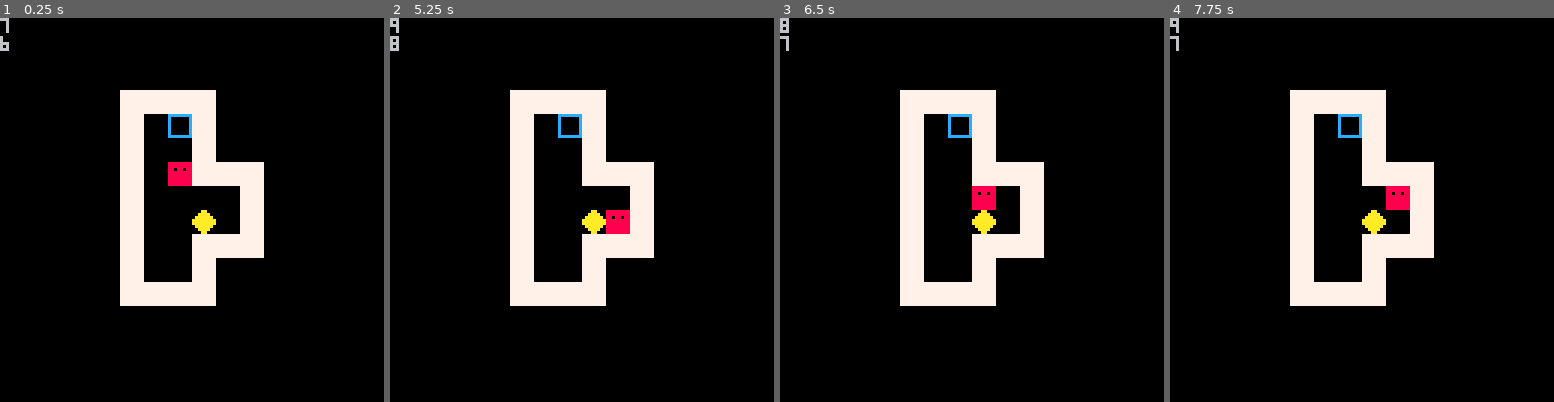
Above: before the commit, frames 1-4 (left to right).
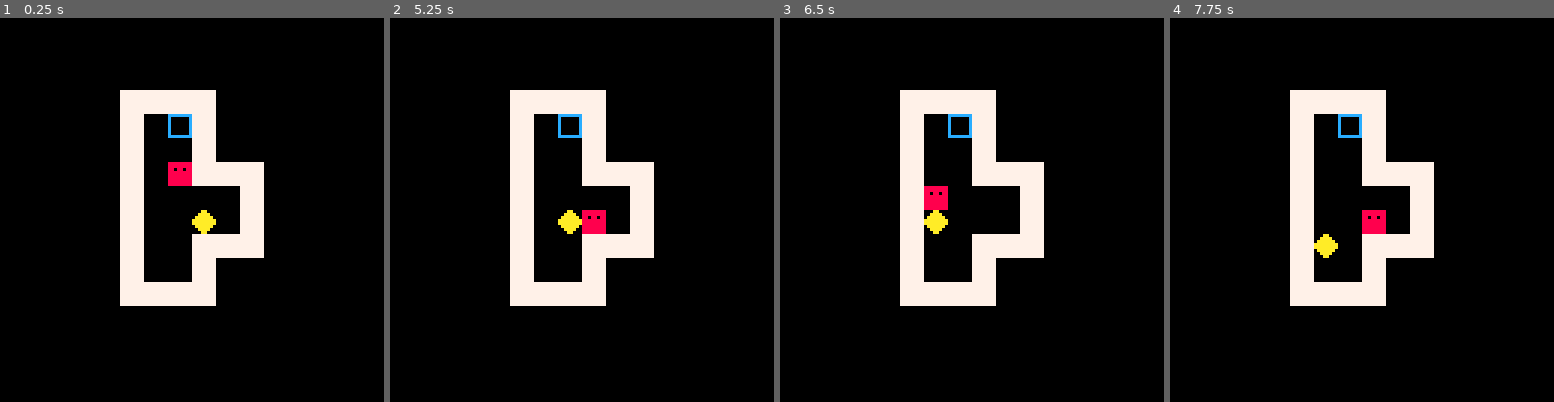
Above: after the commit, the same moments.

Repository: antonio-evaldo/sokoban
Game: PICO-8 cartridge sokoban.p8
Same seed, same stepped clock (60 frames per second), same inputs: the game is played once before the commit and once after it.
Inputs:
- Up to frame 1 (0.25 s): no input
- Up to frame 2 (5.25 s): hold Left 1.97-2.37 s; hold Down 2.42-2.82 s; hold Right 2.87-3.53 s; hold Up 3.58-4.08 s; hold Right 4.13-4.53 s; hold Down 4.58-5.08 s; hold Left from 5.13 s (still down)
- Up to frame 3 (6.5 s): release Left at 5.8 s; hold Up 5.85-6.18 s; hold Left from 6.23 s (still down)
- Up to frame 4 (7.75 s): release Left at 6.63 s; hold Down 6.68-7.08 s; hold Right from 7.13 s (still down)

The runs differ from the first frame. In frame 1, 0.1% of the frame differs, in the area x 0-3%, y 0-9%; in frame 2, 1.2%; in frame 3, 1.4%, in the area x 0-57%, y 0-57%; in frame 4, 1.1%.

Commit message:
chore: atualiza cartucho

Diff:
--- a/sokoban.p8
+++ b/sokoban.p8
@@ -2,21 +2,33 @@
 version 43
 __lua__
 function _init()
-  collision_sprites = { 0, 2 }
+  win = false
+
+  sprites = {
+    wall = 1,
+    box = 2,
+    goal = 3
+  }
 
   make_player()
+  make_boxes()
 end
 
 function _update()
-  move_player()
+  if not win then
+    move_player_and_boxes()
+    check_win()
+  end
 end
 
 function _draw()
   cls()
   map()
+
   draw_player()
-  print(flr(player.x / 8))
-  print(flr(player.y / 8))
+  draw_boxes()
+
+  if (win) print('you won!', 50, 10)
 end
 -->8
 function make_player()
@@ -27,39 +39,64 @@
   }
 end
 
-function move_player()
+function make_boxes()
+  box = {
+    x = 8 * 8,
+    y = 8 * 8,
+    sprite = sprites.box
+  }
+end
+
+function move_player_and_boxes()
   local move = { x = 0, y = 0 }
 
   if (btnp(0)) move.x = -8
   if (btnp(1)) move.x = 8
   if (btnp(2)) move.y = -8
   if (btnp(3)) move.y = 8
-  if check_collision(player.x + move.x, player.y + move.y) then
+  local newplayerx = player.x + move.x
+  local newplayery = player.y + move.y
+
+  if collinding_wall(newplayerx, newplayery) then return end
+
+  if not collinding_box(newplayerx, newplayery) then
     player.x += move.x
     player.y += move.y
   end
+
+  if collinding_box(newplayerx, newplayery) and not collinding_wall(box.x + move.x, box.y + move.y) then
+    player.x += move.x
+    player.y += move.y
+
+    box.x += move.x
+    box.y += move.y
+  end
 end
 
-function check_collision(x, y)
-  -- for sprite in all(collision_sprites) do
-  --   local is_colliding = mget(x / 8, y / 8) == sprite
-
-  --   if is_colliding then
-  --     return true
-  --   end
-  -- end
-
-  -- return false
-
-  return mget(x / 8, y / 8) != 1 and mget(x / 8, y / 8) != 2
+function collinding_wall(x, y)
+  return mget_coord(x, y) == sprites.wall
 end
 
-function get_player_tile_map()
-  return mget(flr(player.x / 8), flr(player.y / 8))
+function mget_coord(x, y)
+  return mget(x / 8, y / 8)
+end
+
+function collinding_box(x, y)
+  return x == box.x and y == box.y
+end
+
+function check_win()
+  if mget_coord(box.x, box.y) == sprites.goal then
+    win = true
+  end
 end
 
 function draw_player()
   spr(player.sprite, player.x, player.y)
+end
+
+function draw_boxes()
+  spr(box.sprite, box.x, box.y)
 end
 __gfx__
 0000000077777777000aa000cccccccc00aaaa000000000000000000000000000000000000000000000000000000000000000000000000000000000000000000
@@ -95,15 +132,15 @@
 01111110000000000000000000000000000000000000000000000000000000000000000000000000000000000000000000000000000000000000000000000000
 00111100000000000000000000000000000000000000000000000000000000000000000000000000000000000000000000000000000000000000000000000000
 __map__
-0000000000000000000000000000000000000000000000000000000000000000000000000000000000000000000000000000000000000000000000000000000000000000000000000000000000000000000000000000000000000000000000000000000000000000000000000000000000000000000000000000000000000000
-0000000000000000000000000000000000000000000000000000000000000000000000000000000000000000000000000000000000000000000000000000000000000000000000000000000000000000000000000000000000000000000000000000000000000000000000000000000000000000000000000000000000000000
-0000000000000000000000000000000000000000000000000000000000000000000000000000000000000000000000000000000000000000000000000000000000000000000000000000000000000000000000000000000000000000000000000000000000000000000000000000000000000000000000000000000000000000
-0000000000010101010000000000000000000000000000000000000000000000000000000000000000000000000000000000000000000000000000000000000000000000000000000000000000000000000000000000000000000000000000000000000000000000000000000000000000000000000000000000000000000000
-0000000000010003010000000000000000000000000000000000000000000000000000000000000000000000000000000000000000000000000000000000000000000000000000000000000000000000000000000000000000000000000000000000000000000000000000000000000000000000000000000000000000000000
-0000000000010000010000000000000000000000000000000000000000000000000000000000000000000000000000000000000000000000000000000000000000000000000000000000000000000000000000000000000000000000000000000000000000000000000000000000000000000000000000000000000000000000
-0000000000010000010101000000000000000000000000000000000000000000000000000000000000000000000000000000000000000000000000000000000000000000000000000000000000000000000000000000000000000000000000000000000000000000000000000000000000000000000000000000000000000000
-0000000000010000000001000000000000000000000000000000000000000000000000000000000000000000000000000000000000000000000000000000000000000000000000000000000000000000000000000000000000000000000000000000000000000000000000000000000000000000000000000000000000000000
-0000000000010000020001000000000000000000000000000000000000000000000000000000000000000000000000000000000000000000000000000000000000000000000000000000000000000000000000000000000000000000000000000000000000000000000000000000000000000000000000000000000000000000
-0000000000010000010101000000000000000000000000000000000000000000000000000000000000000000000000000000000000000000000000000000000000000000000000000000000000000000000000000000000000000000000000000000000000000000000000000000000000000000000000000000000000000000
-0000000000010000010000000000000000000000000000000000000000000000000000000000000000000000000000000000000000000000000000000000000000000000000000000000000000000000000000000000000000000000000000000000000000000000000000000000000000000000000000000000000000000000
-0000000000010101010000000000000000000000000000000000000000000000000000000000000000000000000000000000000000000000000000000000000000000000000000000000000000000000000000000000000000000000000000000000000000000000000000000000000000000000000000000000000000000000
+0000000000000000000000000000000001030000000000000000000000000000000000000000000000000000000000000000000000000000000000000000000000000000000000000000000000000000000000000000000000000000000000000000000000000000000000000000000000000000000000000000000000000000
+0000000000000000000000000000000002000000000000000000000000000000000000000000000000000000000000000000000000000000000000000000000000000000000000000000000000000000000000000000000000000000000000000000000000000000000000000000000000000000000000000000000000000000
+0000000000000000000000000000000010000101010100000001010101000000000000000000000000000000000000000000000000000000000000000000000000000000000000000000000000000000000000000000000000000000000000000000000000000000000000000000000000000000000000000000000000000000
+0000000000010101010000000000000000000100000100000001030001000000000000000000000000000000000000000000000000000000000000000000000000000000000000000000000000000000000000000000000000000000000000000000000000000000000000000000000000000000000000000000000000000000
+0000000000010003010000000000000000000100020100000001000001000000000000000000000000000000000000000000000000000000000000000000000000000000000000000000000000000000000000000000000000000000000000000000000000000000000000000000000000000000000000000000000000000000
+0000000000010000010000000000000000000100000101010101000001000000000000000000000000000000000000000000000000000000000000000000000000000000000000000000000000000000000000000000000000000000000000000000000000000000000000000000000000000000000000000000000000000000
+0000000000010000010101000000000000000100000000010100000001000000000000000000000000000000000000000000000000000000000000000000000000000000000000000000000000000000000000000000000000000000000000000000000000000000000000000000000000000000000000000000000000000000
+0000000000010000000001000000000000000101000000000000000001000000000000000000000000000000000000000000000000000000000000000000000000000000000000000000000000000000000000000000000000000000000000000000000000000000000000000000000000000000000000000000000000000000
+0000000000010000000001000000000000000101000001010101000001000000000000000000000000000000000000000000000000000000000000000000000000000000000000000000000000000000000000000000000000000000000000000000000000000000000000000000000000000000000000000000000000000000
+0000000000010000010101000000000000000100000001000001010101000000000000000000000000000000000000000000000000000000000000000000000000000000000000000000000000000000000000000000000000000000000000000000000000000000000000000000000000000000000000000000000000000000
+0000000000010000010000000000000000000100000001000000000000000000000000000000000000000000000000000000000000000000000000000000000000000000000000000000000000000000000000000000000000000000000000000000000000000000000000000000000000000000000000000000000000000000
+0000000000010101010000000000000000000101010101000000000000000000000000000000000000000000000000000000000000000000000000000000000000000000000000000000000000000000000000000000000000000000000000000000000000000000000000000000000000000000000000000000000000000000
